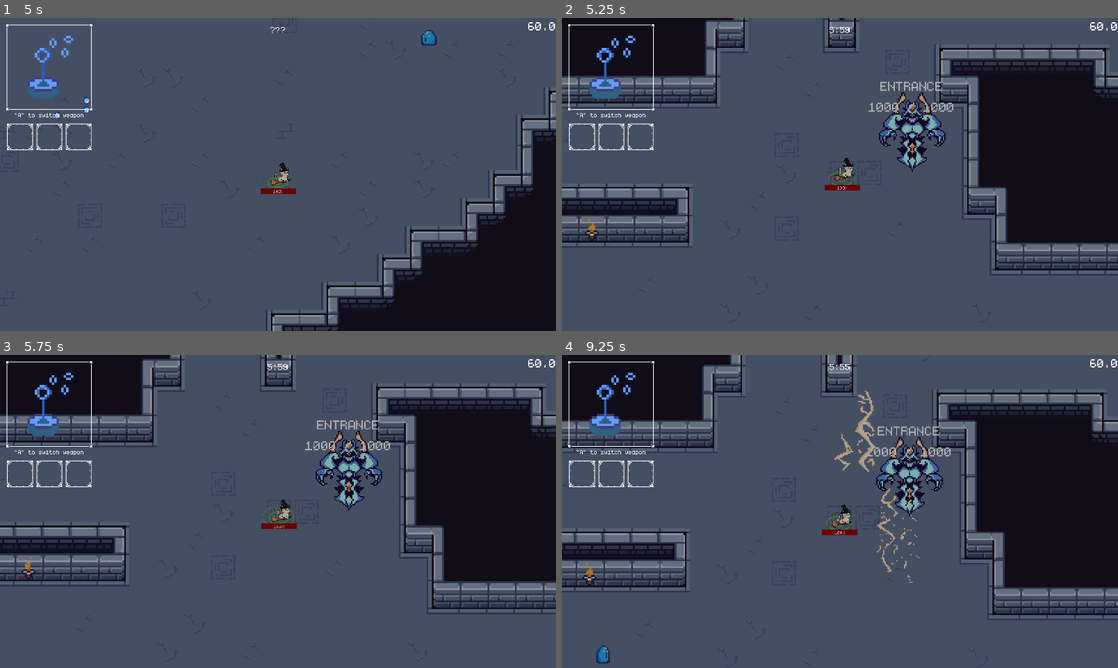
Above: before the commit, frames 1-4 (two rows, left to right).
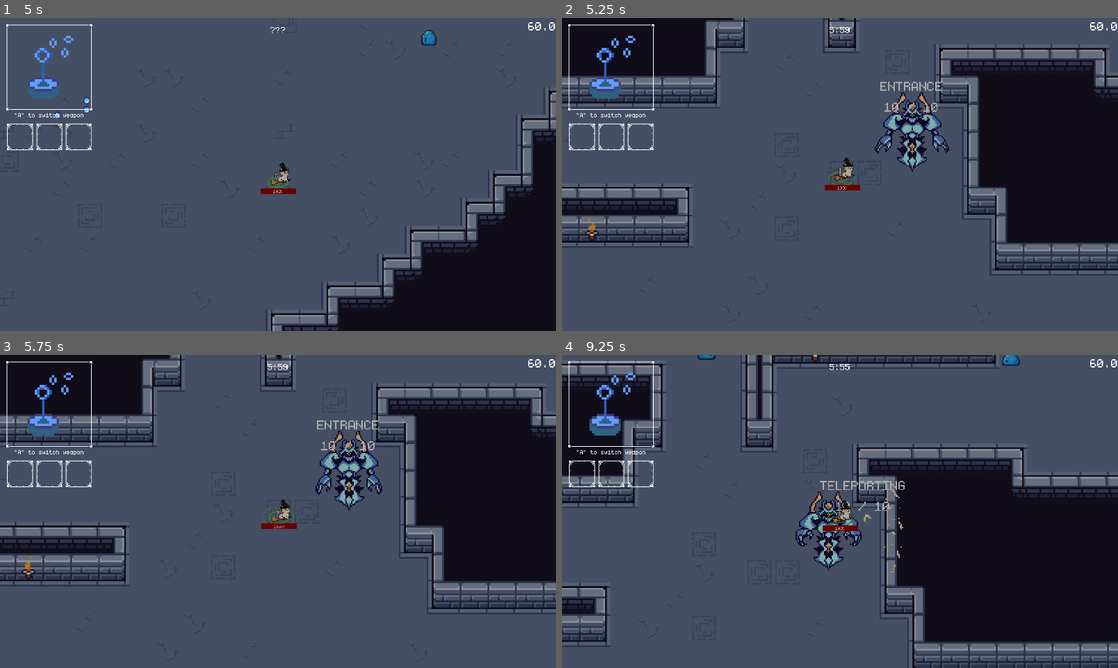
Above: after the commit, the same moments.

Repository: AlbanTE/projet-150h
Game: Godot game, scene res://scenes/main.tscn
Same seed, same stepped clock (60 frames per second), same inputs: the game is played once before the commit and once after it.
Inputs (mouse positions are in pixels of both pictures, inside the frame that each line leads up to):
- Up to frame 1 (5 s): click (22, 136) at 0.5 s; click (50, 136) at 1.25 s; click (77, 136) at 2 s; tap Enter at 2.75 s; move the mouse to (400, 158) at 2.77 s; hold D (move_right) 2.78-3.53 s; hold Q (switch_weapon) 2.78-3.53 s; move the mouse to (166, 190) at 3.52 s; hold S (move_down) 3.53-4.28 s; click (166, 190) at 3.6 s; move the mouse to (333, 105) at 4.27 s; hold D (move_right) from 4.28 s (still down); tap G at 4.35 s
- Up to frame 2 (5.25 s): move the mouse to (812, 237) at 5.02 s; release D (move_right) at 5.03 s; hold W (move_up) from 5.03 s (still down); tap K at 5.1 s
- Up to frame 3 (5.75 s): keep holding W (move_up)
- Up to frame 4 (9.25 s): move the mouse to (1006, 558) at 5.77 s; release W (move_up) at 5.78 s; hold A (move_left) 5.78-7.28 s; tap M at 5.85 s; move the mouse to (673, 464) at 6.52 s; tap E at 6.6 s; move the mouse to (867, 511) at 7.27 s; hold S (move_down) 7.28-8.03 s; hold Q (switch_weapon) 7.28-8.03 s; move the mouse to (756, 433) at 8.02 s; hold D (move_right) 8.03-8.78 s; click (756, 433) at 8.1 s; move the mouse to (962, 495) at 8.77 s; hold W (move_up) from 8.78 s (still down); tap G at 8.85 s

Frame 1 is identical in both runs. In frame 2, 0.4% of the frame differs, in the area x 55-71%, y 26-44%; in frame 3, 0.4%; in frame 4, 42%, in the area x 0-100%, y 0-100%.

Commit message:
Better patterns

Diff:
--- a/scenes/enemies/boss.gd
+++ b/scenes/enemies/boss.gd
@@ -1,7 +1,7 @@
 extends CharacterBody2D
 
 enum State { IDLE, MELEE, LASER_BEAM, MOVING, TELEPORTING, ENTRANCE }
-var stateLabel: Array[String] = ["IDLE", "MELEE", "LASER", "MOVING", "TELEPORTING", "ENTRANCE"]
+var state_label: Array[String] = ["IDLE", "MELEE", "LASER", "MOVING", "TELEPORTING", "ENTRANCE"]
 
 # ────────────────
 # Components
@@ -15,74 +15,77 @@
 @onready var right_arm_collision := $RightArmCollision
 @onready var body_collision := $BodyCollision
 @onready var visible_notifier := $VisibleOnScreenEnabler2D
-@onready var player: Node2D = null  # Référence au joueur
+
+# Combat variables
+var player: Node2D = null
+var camera: Camera2D = null
 
 var activated := false
 var current_state = State.IDLE
 var is_flipped := false
-var attack_range := 100.0  # Distance pour attaque melee
-var teleport_range := 300.0  # Distance de téléportation
+var can_deal_damage := true
+var is_alive: bool = true
+var should_teleport_after_melee := true
+
+# Configuration
+var attack_range := 100.0
+var teleport_range := 300.0
 var move_speed := 300
+var melee_damage := 50
 var melee_cooldown := 1.0
-var melee_damage := 50
 var laser_cooldown := 2.0
 var cooldown_timer := 0.0
-var can_deal_damage := true  # Pour éviter les dégâts multiples
-var should_teleport_after_melee := true  # Active la téléportation après melee
-var is_alive: bool = true
-
-@onready var laser: PackedScene = preload("res://scenes/enemies/lightning.tscn")
+
+# Phase management
+var attack_cycles_completed := 0
+var cycles_before_pause := 3
+var is_in_pause := false
+var pause_timer := 0.0
 
 # Screen shake
 var shake_strength := 0.0
 var shake_duration := 0.0
 
-@onready var camera: Camera2D = null
+@onready var laser: PackedScene = preload("res://scenes/enemies/lightning.tscn")
 
 func _ready():
+	_setup_connections()
+	_setup_collisions()
+	_find_player_and_camera()
+	_configure_boss()
+
+func _setup_connections():
 	animation_player.animation_finished.connect(_on_animation_finished)
-	#animated_sprite.animation_finished.connect(_on_sprite_animation_finished)
-
-	# Configure le VisibleOnScreenEnabler2D pour qu'il ne désactive jamais le boss
-	if visible_notifier:
-		visible_notifier.enable_mode = VisibleOnScreenEnabler2D.ENABLE_MODE_ALWAYS
-
-	# Configure les collisions des bras
+
+	if health_component:
+		health_component.health_changed.connect(_on_health_changed)
+		health_component.health_depleted.connect(_on_health_depleted)
+
+	if hurtbox_component:
+		hurtbox_component.hit_by_bullet.connect(_on_hit_by_bullet)
+
+func _setup_collisions():
 	if left_arm_collision is Area2D:
 		left_arm_collision.body_entered.connect(_on_left_arm_hit)
 	if right_arm_collision is Area2D:
 		right_arm_collision.body_entered.connect(_on_right_arm_hit)
 
-	# Trouve le joueur dans la scène
+func _find_player_and_camera():
 	player = get_tree().get_first_node_in_group("player")
-
-	camera = player.get_node("Camera2D")
+	if player:
+		camera = player.get_node("Camera2D")
+
+func _configure_boss():
+	if visible_notifier:
+		visible_notifier.enable_mode = VisibleOnScreenEnabler2D.ENABLE_MODE_ALWAYS
 
 	print("Boss health: ", health_component.max_health)
-
-	if health_component:
-		health_component.health_changed.connect(_on_health_changed)
-		health_component.health_depleted.connect(_on_health_depleted)
-
-	if hurtbox_component:
-		hurtbox_component.hit_by_bullet.connect(_on_hit_by_bullet)
 
 func _process(delta):
 	if not activated:
 		return
 
-	# Applique le screen shake si actif
-	if shake_duration > 0 and camera:
-		shake_duration -= delta
-
-		camera.offset = Vector2(
-			randf_range(-shake_strength, shake_strength),
-			randf_range(-shake_strength, shake_strength)
-		)
-
-		# Réinitialise l'offset quand le shake est terminé
-		if shake_duration <= 0:
-			camera.offset = Vector2.ZERO
+	_handle_screen_shake(delta)
 
 	if player:
 		update_flip_direction()
@@ -90,6 +93,15 @@
 	# Gestion du cooldown
 	if cooldown_timer > 0:
 		cooldown_timer -= delta
+
+	# Gestion de la pause
+	if is_in_pause:
+		pause_timer -= delta
+		if pause_timer <= 0:
+			is_in_pause = false
+			attack_cycles_completed = 0
+			cycles_before_pause = randi_range(3, 5)  # Prochaine pause dans 3-5 cycles
+		return
 
 	# Logique d'état
 	match current_state:
@@ -100,6 +112,18 @@
 		State.MELEE, State.LASER_BEAM, State.TELEPORTING, State.ENTRANCE:
 			pass  # Animations en cours
 
+func _handle_screen_shake(delta):
+	if shake_duration > 0 and camera:
+		shake_duration -= delta
+
+		camera.offset = Vector2(
+			randf_range(-shake_strength, shake_strength),
+			randf_range(-shake_strength, shake_strength)
+		)
+
+		if shake_duration <= 0:
+			camera.offset = Vector2.ZERO
+
 func screen_shake(strength: float = 10.0, duration: float = 5.0):
 	shake_strength = strength
 	shake_duration = duration
@@ -108,25 +132,58 @@
 	if not player or cooldown_timer > 0:
 		return
 
-	var distance = global_position.distance_to(player.global_position)
-
-	# Décide quelle attaque utiliser
-	if distance <= attack_range:
-		perform_melee_attack()
+	# Après un certain nombre de cycles, on fait une pause
+	if attack_cycles_completed >= cycles_before_pause:
+		start_pause()
+		return
+
+	# Deux comportements possibles en idle
+	if randf() < 0.5:  # 50% de chance pour chaque
+		# Comportement 1 : TP proche -> attaque mélée -> TP loin
+		perform_melee_cycle()
 	else:
-		# 66% chance entre se déplacer vers le joueur ou laser
-		if randf() < 0.66:
-			move_or_teleport()
-		else:
-			perform_laser_attack()
+		# Comportement 2 : TP loin -> attaque laser
+		perform_laser_cycle()
+
+	attack_cycles_completed += 1
+
+func start_pause():
+	is_in_pause = true
+	pause_timer = 1.0  # Pause de 1 seconde
+	print("Boss en pause pour ", pause_timer, " secondes")
+
+func perform_melee_cycle():
+	# Téléportation proche
+	teleport_closer_to_player()
+	await get_tree().create_timer(0.6).timeout  # Attend la fin de la téléportation
+
+	# Attaque mélée
+	change_state(State.MELEE)
+	enable_damage()
+	cooldown_timer = melee_cooldown
+
+	# Attendre la fin de l'attaque mélée
+	await get_tree().create_timer(0.8).timeout
+
+	# Téléportation loin
+	perform_teleport()
+
+func perform_laser_cycle():
+	# Téléportation loin
+	perform_teleport()
+	await get_tree().create_timer(0.6).timeout  # Attend la fin de la téléportation
+
+	# Attaque laser
+	perform_laser_attack()
 
 func change_state(new_state: State):
 	if current_state == State.MELEE and new_state != State.MELEE:
 		disable_damage()
+
 	current_state = new_state
 
 	if has_node("Label"):
-		$Label.text = stateLabel[new_state] + "\n" + str(health_component.current_health) + " / " + str(health_component.max_health)
+		$Label.text = state_label[new_state] + "\n" + str(health_component.current_health) + " / " + str(health_component.max_health)
 
 	animation_player.play("RESET")
 	await animation_player.animation_finished
@@ -139,16 +196,11 @@
 		State.LASER_BEAM:
 			animation_player.play("laser_beam")
 		State.MOVING:
-			animated_sprite.play("idle")  # Utilise idle pendant les déplacements
+			animated_sprite.play("idle")
 		State.TELEPORTING:
 			animation_player.play("teleport")
 		State.ENTRANCE:
-			animation_player.play("entrance")  # Ou une animation d'entrée spécifique
-
-func perform_melee_attack():
-	change_state(State.MELEE)
-	enable_damage()
-	cooldown_timer = melee_cooldown
+			animation_player.play("entrance")
 
 func spawn_laser_at_relative(position: Vector2):
 	var laser_inst: Lightning = laser.instantiate()
@@ -160,9 +212,14 @@
 	change_state(State.LASER_BEAM)
 	cooldown_timer = laser_cooldown
 
-	var laser_inst: Lightning = laser.instantiate()
-	add_child(laser_inst)
-	laser_inst.global_position = player.global_position - Vector2(0, 32)
+	for i in 3:
+		var laser_inst: Lightning = laser.instantiate()
+		add_child(laser_inst)
+
+		var random_offset: Vector2 = 64 * Vector2(2 * randf() - 1, 2 * randf() - 1)
+		laser_inst.global_position = player.global_position - Vector2(0, 32) + random_offset
+
+		await get_tree().create_timer(0.2).timeout
 
 func perform_teleport():
 	if not player:
@@ -172,12 +229,11 @@
 	change_state(State.TELEPORTING)
 
 	# Calcule une position aléatoire autour du joueur
-	var angle = randf() * TAU  # Angle aléatoire en radians
+	var angle = randf() * TAU
 	var distance = randf_range(teleport_range * 0.8, teleport_range * 1.2)
 	var offset = Vector2(cos(angle), sin(angle)) * distance
 	var target_pos = player.global_position + offset
 
-	# Attend la moitié de l'animation de téléportation pour changer de position
 	await get_tree().create_timer(0.5).timeout
 	global_position = target_pos
 
@@ -187,62 +243,21 @@
 
 	change_state(State.TELEPORTING)
 
-	# Calcule une position proche du joueur (à portée d'attaque)
+	# Calcule une position proche du joueur
 	var angle = randf() * TAU
 	var distance = randf_range(attack_range * 0.7, attack_range * 1.2)
 	var offset = Vector2(cos(angle), sin(angle)) * distance
 	var target_pos = player.global_position + offset
 
-	# Attend la moitié de l'animation de téléportation pour changer de position
 	await get_tree().create_timer(0.5).timeout
 	global_position = target_pos
 
-func move_or_teleport():
-	# 50% chance de se déplacer normalement ou de se téléporter
-	if randf() < 0.5:
-		move_to_player()
-	else:
-		teleport_closer_to_player()
-
-func move_to_player():
-	if not player:
-		return
-
-	change_state(State.MOVING)
-
-	# Calcule la position cible à côté du joueur
-	var direction = (global_position - player.global_position).normalized()
-	var target_pos = player.global_position + direction * attack_range * 0.8
-
-	# Calcule la durée basée sur la distance
-	var distance = global_position.distance_to(target_pos)
-	var duration = distance / move_speed
-
-	# Crée le tween
-	var tween = create_tween()
-	tween.set_ease(Tween.EASE_IN_OUT)
-	tween.set_trans(Tween.TRANS_CUBIC)
-	tween.tween_property(self, "global_position", target_pos, duration)
-	tween.finished.connect(_on_move_finished)
-
-func _on_move_finished():
-	# Après le déplacement, attaque ou retourne en idle
-	if player and global_position.distance_to(player.global_position) <= attack_range:
-		change_state(State.MELEE)
-	else:
-		change_state(State.IDLE)
-
 func update_flip_direction():
 	if not player or current_state == State.TELEPORTING:
 		return
 
-	var player_pos = player.global_position
-	var direction = (player_pos - global_position).normalized()
-
-	if abs(rad_to_deg(direction.angle())) > 90:
-		flip_boss(false)
-	else:
-		flip_boss(true)
+	var direction = (player.global_position - global_position).normalized()
+	flip_boss(abs(rad_to_deg(direction.angle())) <= 90)
 
 func flip_boss(flip: bool):
 	is_flipped = flip
@@ -255,32 +270,27 @@
 		"teleport":
 			change_state(State.IDLE)
 		"melee":
-			# Vérifie si le joueur est toujours à portée
-			var distance = global_position.distance_to(player.global_position)
-			if distance <= attack_range:
-				# Continue en mêlée
-				perform_melee_attack()
-			else:
-				# Se téléporte loin
-				perform_teleport()
+			# Pour le cycle mélée, on retourne à l'IDLE (le TP loin est géré dans perform_melee_cycle)
+			change_state(State.IDLE)
 		"laser_beam":
-			move_or_teleport()
+			change_state(State.IDLE)
 		"entrance":
 			if player and player.has_method("enable_input"):
 				player.enable_input()
 			cooldown_timer = 1
 			change_state(State.IDLE)
-		"RESET":
-			pass
-
-# Fonctions appelées par l'AnimationPlayer
+			# Initialiser le compteur de cycles
+			attack_cycles_completed = 0
+			cycles_before_pause = randi_range(3, 5)
+
+# Fonctions d'animation
 func play_sprite_animation(anim_name: String):
 	animated_sprite.play(anim_name)
 
 func stop_sprite_animation():
 	animated_sprite.stop()
 
-# Gestion des collisions des bras
+# Gestion des collisions
 func _on_left_arm_hit(body):
 	print("Arm hit")
 	if body is Player and can_deal_damage and current_state == State.MELEE:
@@ -293,13 +303,12 @@
 func deal_damage_to_player(body):
 	if body.has_method("take_damage"):
 		body.take_damage(melee_damage)
-		can_deal_damage = false  # Évite les dégâts multiples
-
-# Appelé depuis l'AnimationPlayer au début de l'attaque
+		can_deal_damage = false
+
+# Gestion des dégâts
 func enable_damage():
 	can_deal_damage = true
 
-# Appelé depuis l'AnimationPlayer à la fin de l'attaque
 func disable_damage():
 	can_deal_damage = false
 
@@ -309,15 +318,13 @@
 	play_entrance()
 
 func play_entrance():
-	# Bloque les inputs du joueur
 	if player and player.has_method("disable_input"):
 		player.disable_input()
 
-	# Lance l'animation d'entrée
 	change_state(State.ENTRANCE)
 
 # ────────────────
-# Hurtbox callback
+# Callbacks
 # ────────────────
 func _apply_damage_effects(_amount: int) -> void:
 	pass
@@ -328,24 +335,15 @@
 func _on_hit_by_bullet(_bullet: Node2D, bullet_damage: int, bullet_knockback: float) -> void:
 	if not is_alive:
 		return
-	#print("Enemy: Hit by bullet signal received")
 	_apply_damage_effects(bullet_damage)
 
-
-# ────────────────
-# Health callback
-# ────────────────
 func _on_health_changed(prev_health: int, current_health: int, _max_health: int) -> void:
-	#print("Enemy: health changed signal received")
-	if (current_health > prev_health):
-		# Play heal effect
-		pass
-	elif (current_health == prev_health):
-		# Play block effect or something...
-		pass
+	if current_health > prev_health:
+		pass  # Play heal effect
+	elif current_health == prev_health:
+		pass  # Play block effect
 	else:
 		_apply_damage_effects(current_health)
-
 
 func _on_health_depleted() -> void:
 	print("Enemy: Die signal received")
@@ -353,7 +351,6 @@
 
 func die() -> void:
 	is_alive = false
-	#is_following = false
 	velocity = Vector2.ZERO
 	_apply_death_effects()
 	queue_free()
--- a/scenes/enemies/boss.tscn
+++ b/scenes/enemies/boss.tscn
@@ -393,7 +393,7 @@
 
 [sub_resource type="Animation" id="Animation_yye4w"]
 resource_name = "entrance"
-length = 5.0
+length = 3.0
 tracks/0/type = "method"
 tracks/0/imported = false
 tracks/0/enabled = true
@@ -401,7 +401,7 @@
 tracks/0/interp = 1
 tracks/0/loop_wrap = true
 tracks/0/keys = {
-"times": PackedFloat32Array(0),
+"times": PackedFloat32Array(-0.008333334),
 "transitions": PackedFloat32Array(1),
 "values": [{
 "args": [&"entrance", 1.0, false],
@@ -415,10 +415,10 @@
 tracks/1/interp = 1
 tracks/1/loop_wrap = true
 tracks/1/keys = {
-"times": PackedFloat32Array(0, 1, 1.5, 2, 2.5, 3, 3.5, 4),
+"times": PackedFloat32Array(0, 0.6571667, 0.9871667, 1.3171668, 1.6416668, 1.9771668, 2.3071668, 2.6371665),
 "transitions": PackedFloat32Array(1, 1, 1, 1, 1, 1, 1, 1),
 "values": [{
-"args": [10.0, 5.0],
+"args": [10.0, 3.0],
 "method": &"screen_shake"
 }, {
 "args": [Vector2(30, 0)],
@@ -561,7 +561,7 @@
 
 [node name="HealthComponent" type="Node" parent="."]
 script = ExtResource("2_yye4w")
-max_health = 1000
+max_health = 10
 metadata/_custom_type_script = "uid://dkgjxovaxsw7m"
 
 [node name="AnimatedSprite2D" type="AnimatedSprite2D" parent="."]
